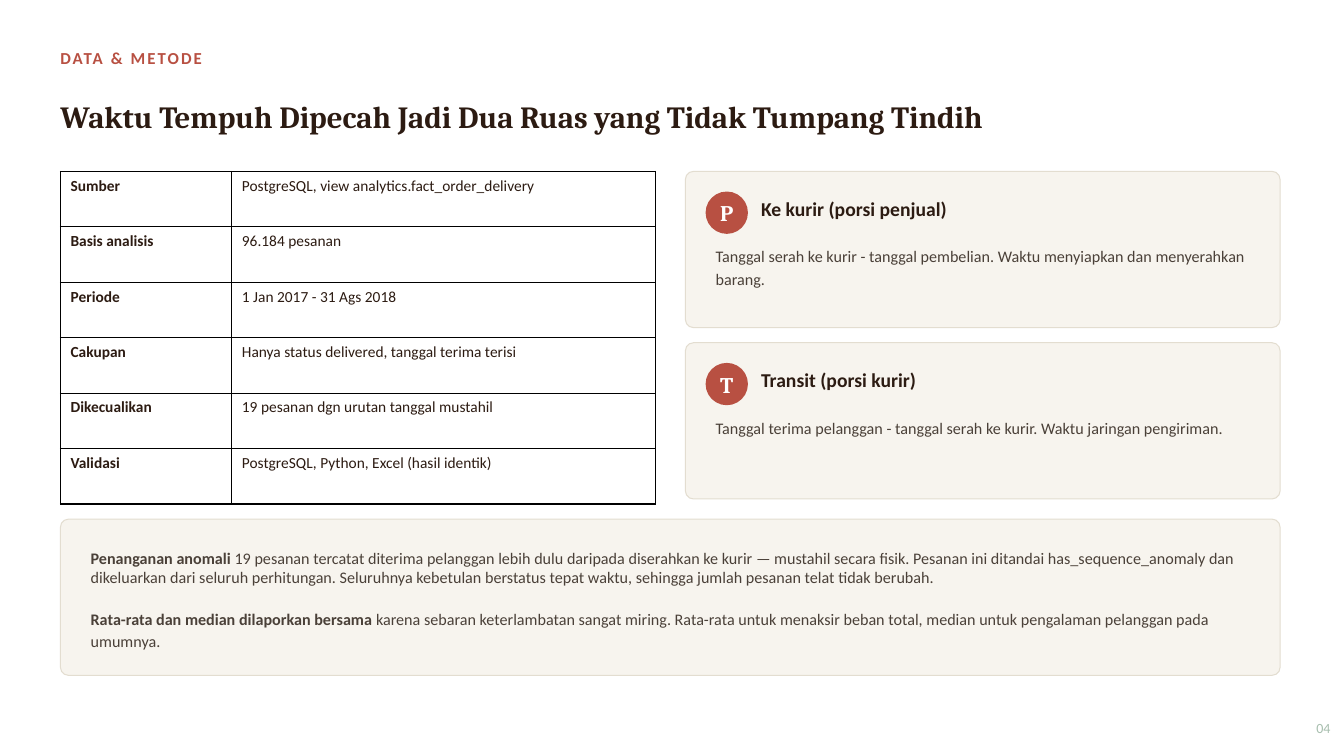
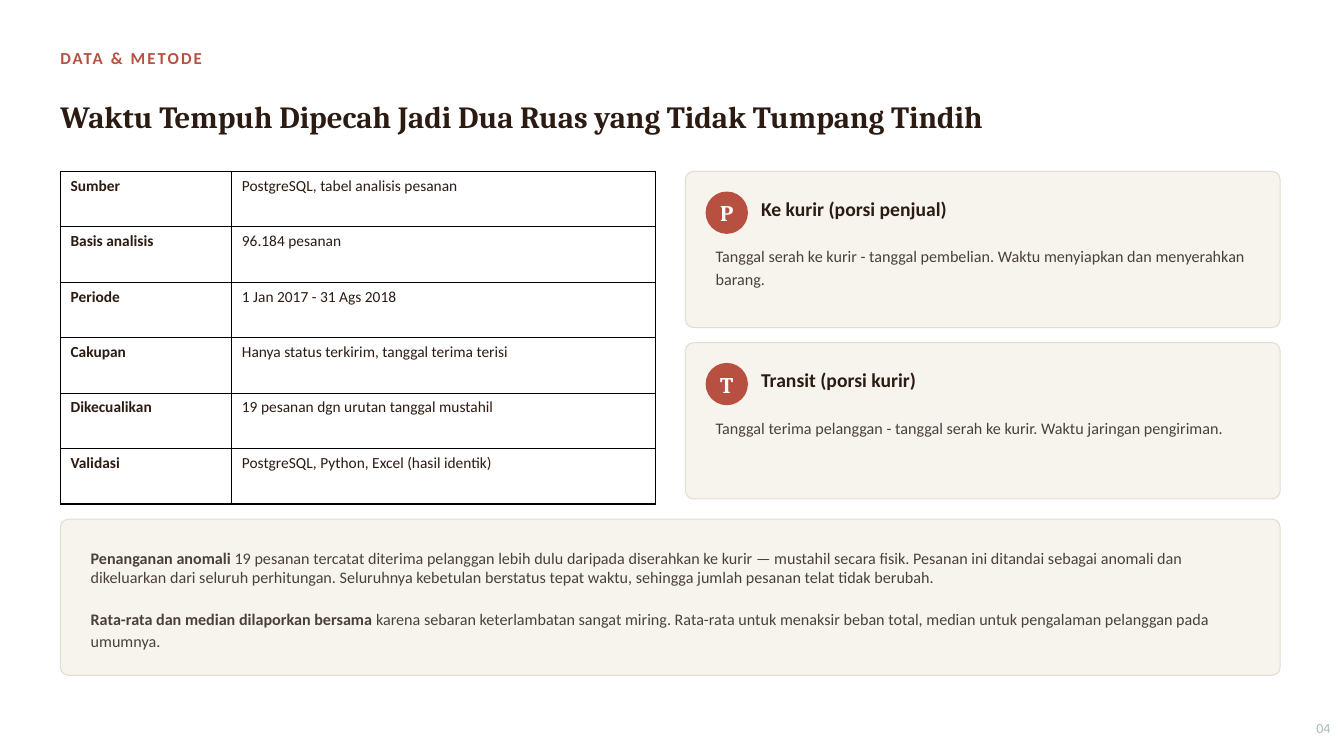
Before and after one commit to ArifHerfianZaenChartiko/Diagnosis-Keterlambatan-Pengiriman-Marketplace-Olist, a slide deck: slide 4 of 03_hasil/presentasi_diagnosis_keterlambatan.pptx. Drawn at 1344x756 pixels with LibreOffice and Linux fonts; fonts in the diff are those of the drawing. Boxes give left, top, right and bottom in pixels: in the first picture for what was removed or moved away, otherwise in the second. Text is boxed around its words. In the diff, an @@ line names an element or a change of style, - is before the commit and + after.

Commit message:
sesuaikan path dan ganti istilah Inggris ke bahasa Indonesia
- perbarui semua path di SQL, notebook, Excel, laporan ke struktur baru
- kode pertanyaan Q1-Q5 menjadi P1-P5 di seluruh dokumen
- terjemahkan istilah Inggris di laporan (md/docx/pdf), presentasi, komentar SQL
- Excel: arahkan Power Query ke CSV baru, hapus kueri lama yang tidak terpakai,
  refresh ulang (7/7 metrik cocok)
- tambah 01_data_dan_pertanyaan/pertanyaan_bisnis.md dan 02_proses/README.md
- README utama ditulis ulang untuk pembaca klien

```diff
--- a/03_hasil/presentasi_diagnosis_keterlambatan.pptx
+++ b/03_hasil/presentasi_diagnosis_keterlambatan.pptx
@@ table at (60, 171, 655, 504) @@
-row 1, column 2: PostgreSQL, view analytics.fact_order_delivery
+row 1, column 2: PostgreSQL, tabel analisis pesanan
-row 4, column 2: Hanya status delivered, tanggal terima terisi
+row 4, column 2: Hanya status terkirim, tanggal terima terisi
@@ text at (91, 552, 1208, 650): text changed @@
-Penanganan anomali 19 pesanan tercatat diterima pelanggan lebih dulu daripada diserahkan ke kurir — mustahil secara fisik. Pesanan ini ditandai has_sequence_anomaly dan dikeluarkan dari seluruh perhitungan. Seluruhnya kebetulan berstatus tepat waktu, sehingga jumlah pesanan telat tidak berubah.
-Rata-rata dan median dilaporkan bersama karena sebaran keterlambatan sangat miring. Rata-rata untuk menaksir beban total, median untuk pengalaman pelanggan pada umumnya.
+Penanganan anomali 19 pesanan tercatat diterima pelanggan lebih dulu daripada diserahkan ke kurir — mustahil secara fisik. Pesanan ini ditandai sebagai anomali dan dikeluarkan dari seluruh perhitungan. Seluruhnya kebetulan berstatus tepat waktu, sehingga jumlah pesanan telat tidak berubah.
+Rata-rata dan median dilaporkan bersama karena sebaran keterlambatan sangat miring. Rata-rata untuk menaksir beban total, median untuk pengalaman pelanggan pada umumnya.
```
Also in this commit, not shown: 11 other slides changed, 16 other files.
